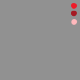
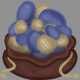
Layered file, before and after one edit (80x80). Changes by layer:
hid group "smell" (59 layers) over <box>0,0,80,80</box>
hid group "limburger cheese" (6 layers) over <box>0,0,80,80</box>
hid "draft" (5th of 11, in "smell" › "limburger cheese"), opacity 100% → 44%, painted on it over <box>0,0,80,80</box>
added group "touch" with 53 layers above "Copy of dish" over <box>0,0,80,80</box>
added group "ingredient beach pebbles" with 14 layers in group "touch" over <box>0,0,80,80</box>
added layer "erase" (5th of 7, in "touch" › "ingredient beach pebbles") (erase) in group "ingredient beach pebbles" over <box>0,0,80,80</box>
added layer "shade" (27th of 35, in "touch" › "ingredient beach pebbles") (multiply) in group "ingredient beach pebbles" over <box>0,0,80,80</box>
added layer "Copy of beach pebbles Merged" (6th of 12, in "touch" › "ingredient beach pebbles") in group "ingredient beach pebbles" over <box>3,0,67,80</box>
added layer "Copy of beach pebbles Merged" (7th of 12, in "touch" › "ingredient beach pebbles") in group "ingredient beach pebbles" over <box>0,0,80,80</box>
added layer "Copy of beach pebbles Merged" (9th of 12, in "touch" › "ingredient beach pebbles") in group "ingredient beach pebbles" over <box>9,0,73,80</box>
added layer "Copy of beach pebbles Merged" (10th of 12, in "touch" › "ingredient beach pebbles") in group "ingredient beach pebbles" over <box>2,0,66,80</box>
added layer "Copy of beach pebbles Merged" (11th of 12, in "touch" › "ingredient beach pebbles") in group "ingredient beach pebbles" over <box>0,0,80,80</box>
added layer "Copy of beach pebbles Merged" (12th of 12, in "touch" › "ingredient beach pebbles") in group "ingredient beach pebbles" over <box>0,0,64,80</box>
showed group "pouch" (1st of 2) (10 layers) over <box>0,0,80,80</box>
…and 7 more changes (6 added, 1 painted, 1 stack, 1 visibility)
